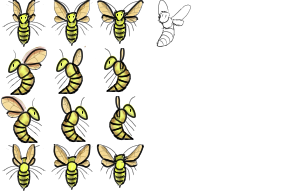
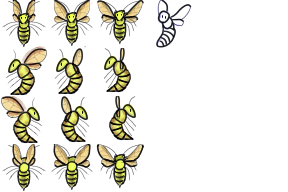
Layers edited between the first and the second 288 x 192 image:
added group "Line" (1st of 13, in "Left down 1") with 7 layers in group "Left down 1" over [156, 0, 192, 48]
added layer "Patterns" (1st of 23, in "Left down 1" › "Line") in group "Line" over [156, 0, 192, 48]
added layer "Eyes" (1st of 4, in "Left down 1" › "Line") in group "Line" over [156, 0, 192, 48]
added layer "Back wings" (1st of 6, in "Left down 1" › "Line") in group "Line" over [156, 0, 192, 48]
added layer "Front wings" (1st of 6, in "Left down 1" › "Line") in group "Line" over [156, 0, 192, 48]
added layer "Head" (1st of 16, in "Left down 1" › "Line") in group "Line" over [156, 0, 192, 48]
added layer "Middle body" in group "Line" over [156, 0, 192, 48]
added layer "Lower body" in group "Line" over [156, 0, 192, 48]
renamed "Sketch 3" to "Sketch", opacity 100% → 50%, painted on it over [156, 0, 192, 48]
